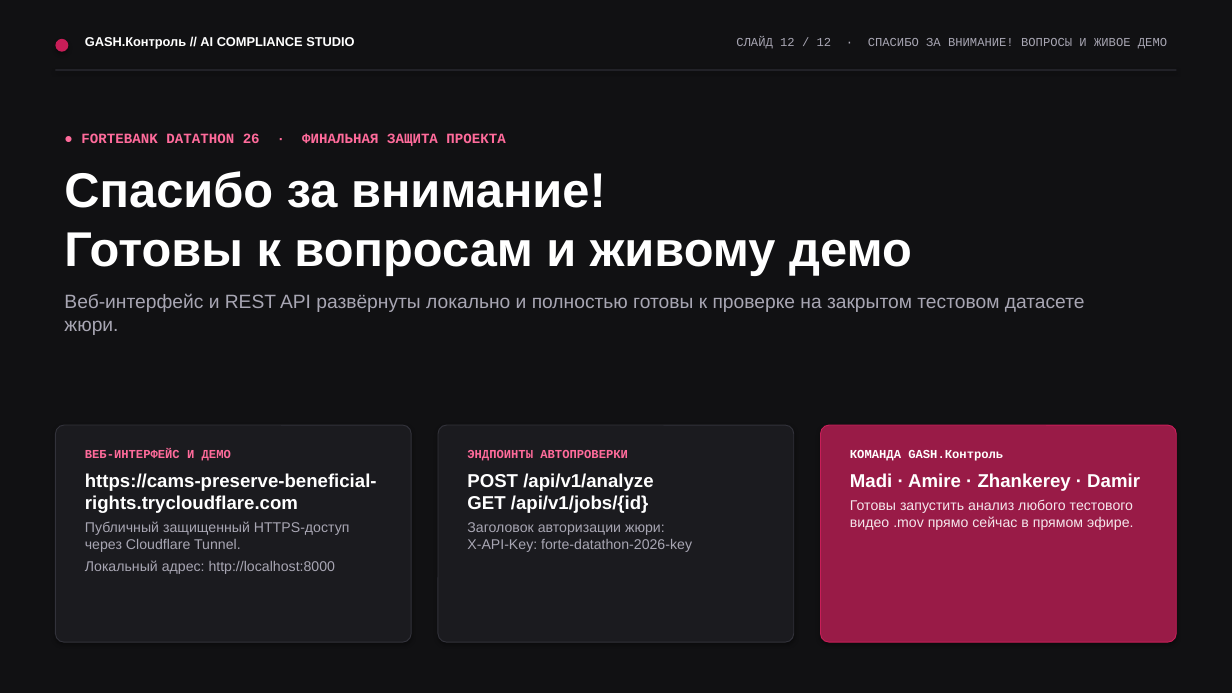
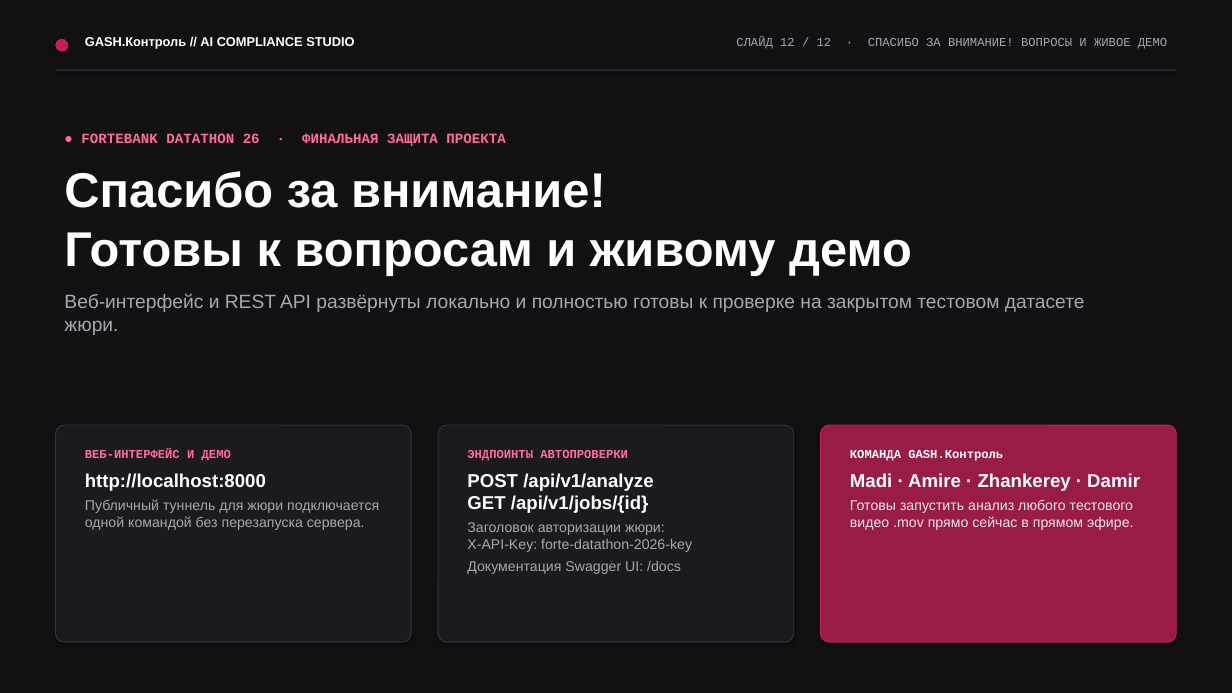
Before and after one commit to ItsJxkaa/Gashtar, a slide deck: slide 12 of Forte_Control_Pitch_Deck.pptx. Drawn at 1232x693 pixels with LibreOffice and Linux fonts; fonts in the diff are those of the drawing. Boxes give left, top, right and bottom in pixels: in the first picture for what was removed or moved away, otherwise in the second. Text is boxed around its words. In the diff, an @@ line names an element or a change of style, - is before the commit and + after.

Commit message:
docs: update all presentation decks to 12-slide GASH.Control specification

```diff
--- a/Forte_Control_Pitch_Deck.pptx
+++ b/Forte_Control_Pitch_Deck.pptx
@@ text at (85,473,379,530): text changed @@
-https://cams-preserve-beneficial-rights.trycloudflare.com
-Публичный защищенный HTTPS-доступ через Cloudflare Tunnel.
-Локальный адрес: http://localhost:8000
+http://localhost:8000
+Публичный туннель для жюри подключается одной командой без перезапуска сервера.
@@ text at (467,561,681,574): paragraph added @@
+Документация Swagger UI: /docs
```
Also in this commit, not shown: 7 other files.
